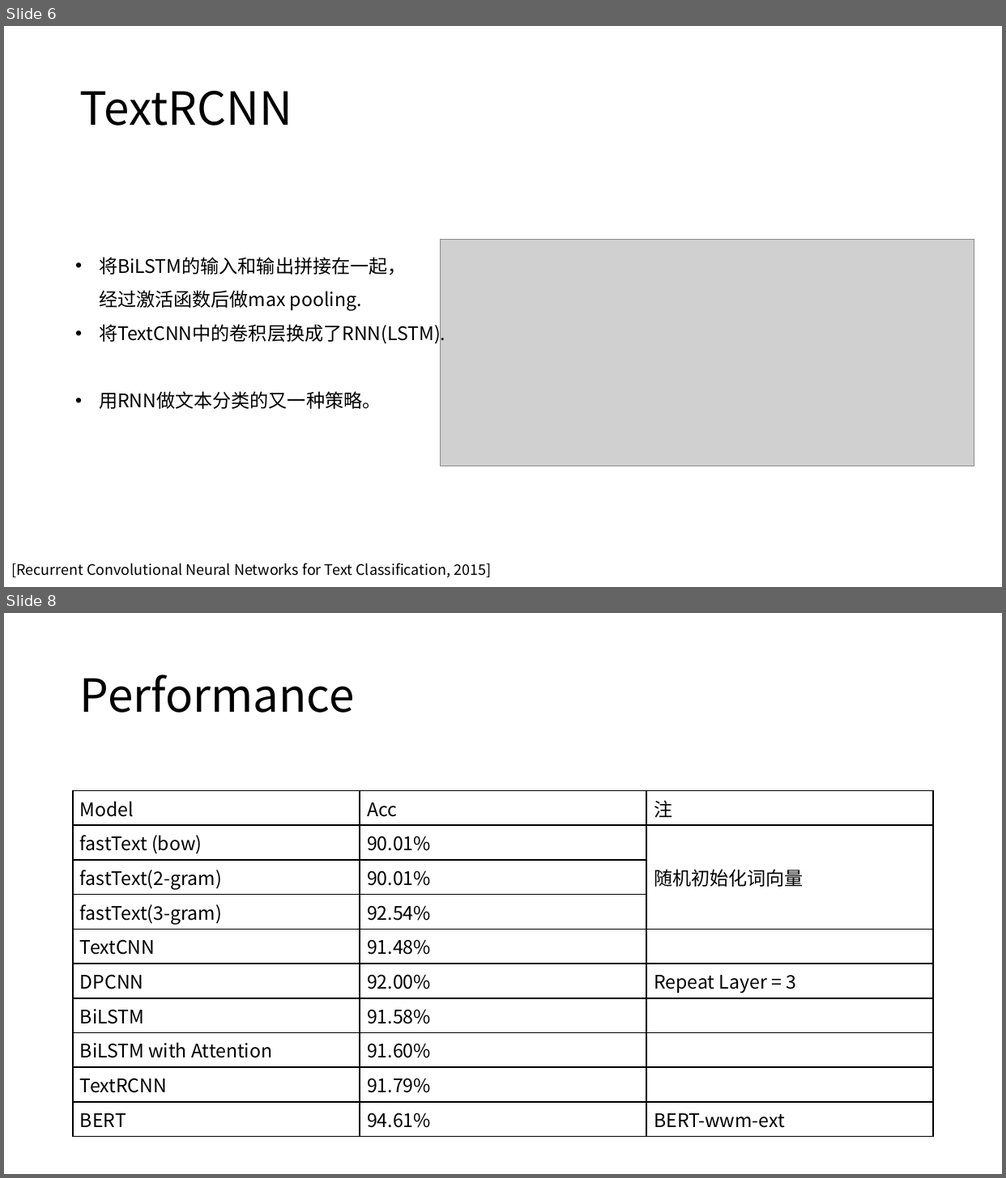
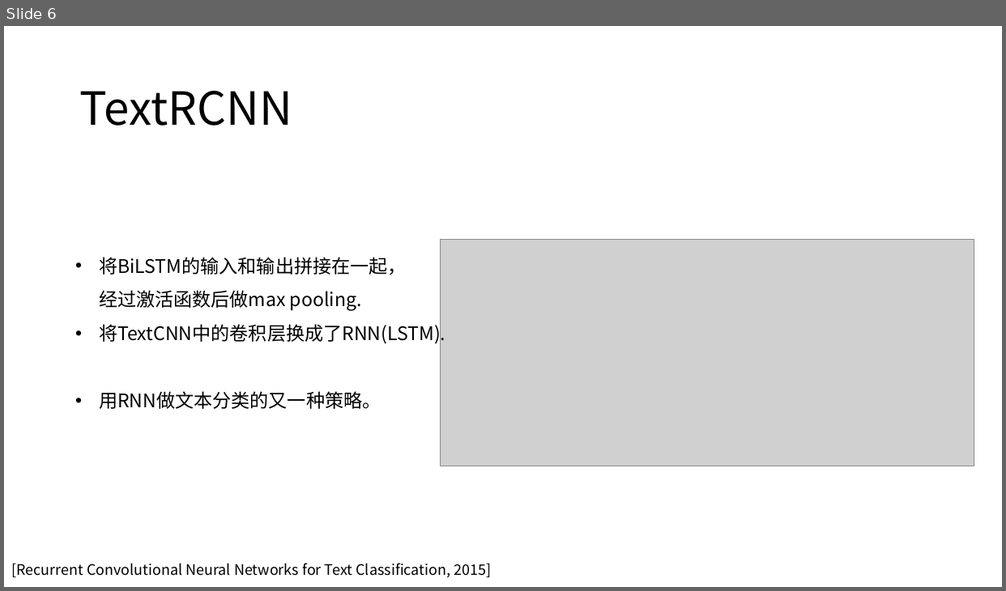
Before and after one commit to zhanghx0905/capstone, a slide deck: doc/zhanghx.pptx. Shown one above the other, each under a label of ours: slides 6 and 8 before the commit, slide 6 after it; the slides between them are not shown. The pictures are 1006x1178 and 1006x591 pixels, drawn with LibreOffice and Linux fonts; fonts in the diff are those of the drawing; grey boxes stand for pictures. Boxes give left, top, right and bottom in pixels: in the first picture for what was removed or moved away, otherwise in the second. Text is boxed around its words. In the diff, an @@ line names an element or a change of style, - is before the commit and + after.

```diff
--- a/doc/zhanghx.pptx
+++ b/doc/zhanghx.pptx
@@ slide 8 removed at bbox=[4, 613, 1002, 1174], background #FFFFFF @@
@@ title removed at bbox=[80, 675, 354, 713] @@
-Performance
@@ table removed at bbox=[73, 791, 933, 1131], 10 rows, 3 columns @@
-Model | Acc | 注
-fastText (bow) | 90.01% | 随机初始化词向量
-fastText(2-gram) | 90.01% | 
-fastText(3-gram) | 92.54% | 
-TextCNN | 91.48% | 
-DPCNN | 92.00% | Repeat Layer = 3
-BiLSTM | 91.58% | 
-BiLSTM with Attention | 91.60% | 
-TextRCNN | 91.79% | 
-BERT | 94.61% | BERT-wwm-ext
```
Also in this commit, not shown: 1 slide changed, 9 other files.
